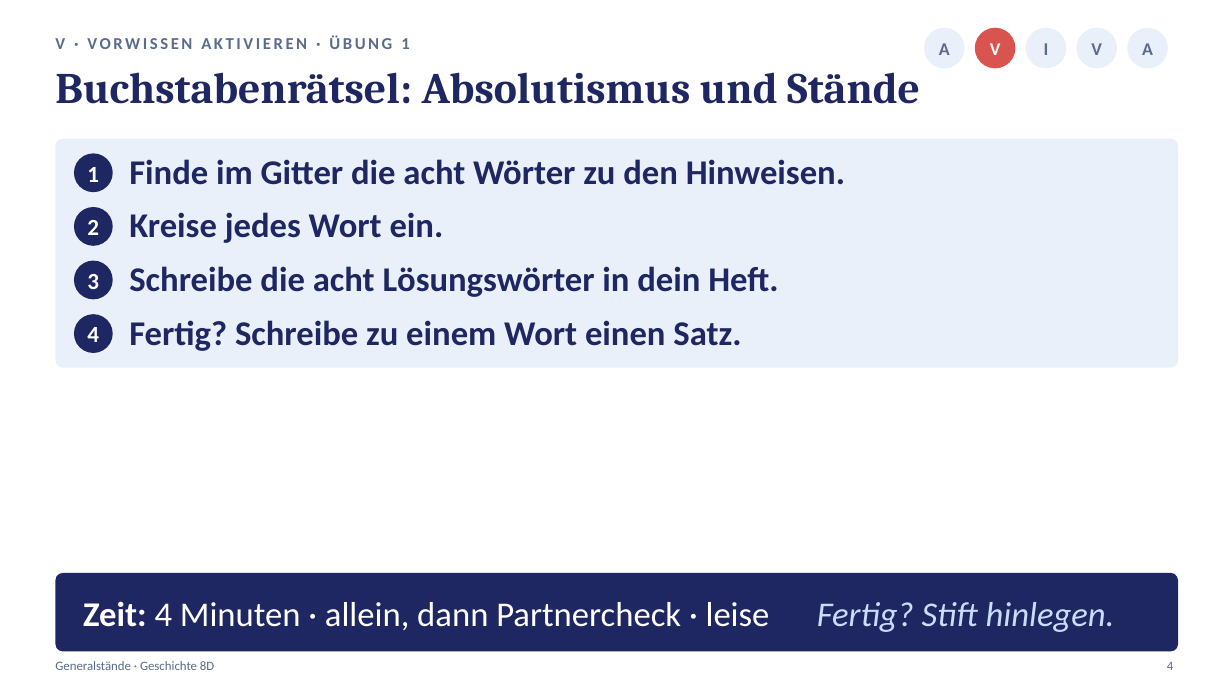
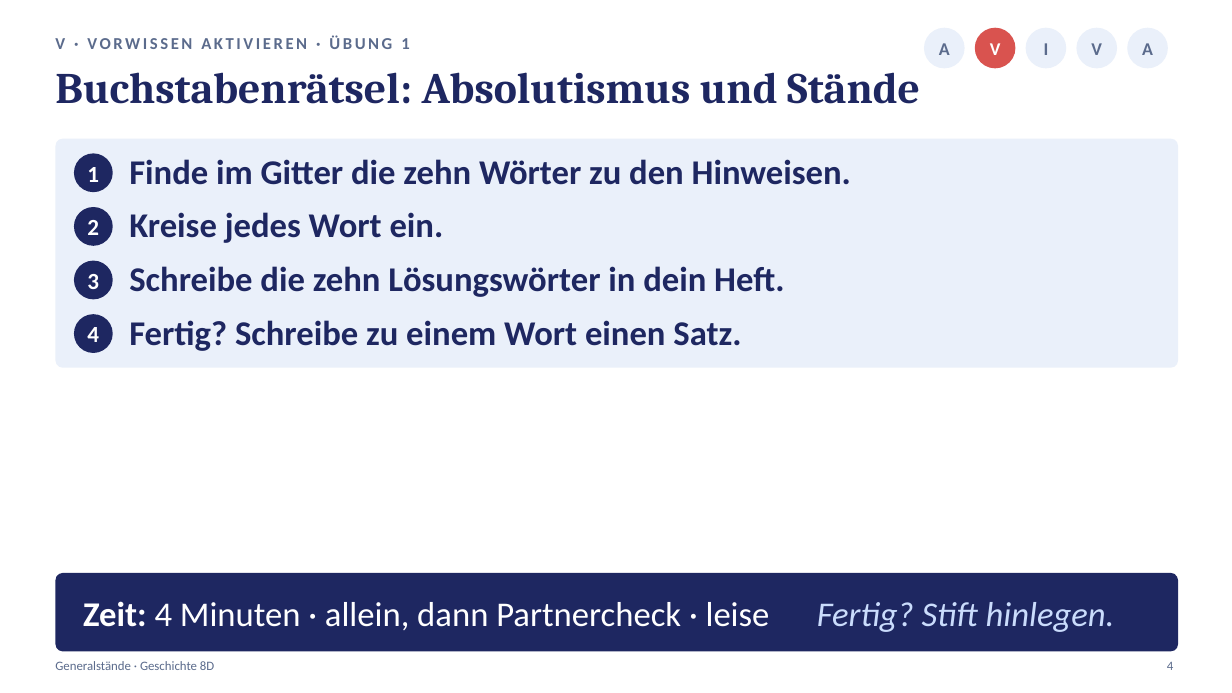
Before and after one commit to golzkonstantin-gif/Schule, a slide deck: slide 4 of Geschichte_8D/Generalstaende/Praesentation_Generalstaende_8D.pptx. Drawn at 1232x693 pixels with LibreOffice and Linux fonts; fonts in the diff are those of the drawing. Boxes give left, top, right and bottom in pixels: in the first picture for what was removed or moved away, otherwise in the second. Text is boxed around its words. In the diff, an @@ line names an element or a change of style, - is before the commit and + after.

```diff
--- a/Geschichte_8D/Generalstaende/Praesentation_Generalstaende_8D.pptx
+++ b/Geschichte_8D/Generalstaende/Praesentation_Generalstaende_8D.pptx
@@ text at (129, 159, 851, 185): text changed @@
-Finde im Gitter die acht Wörter zu den Hinweisen.
+Finde im Gitter die zehn Wörter zu den Hinweisen.
@@ text at (129, 266, 784, 297): text changed @@
-Schreibe die acht Lösungswörter in dein Heft.
+Schreibe die zehn Lösungswörter in dein Heft.
```
Also in this commit, not shown: 1 other slide changed, 12 other files.
